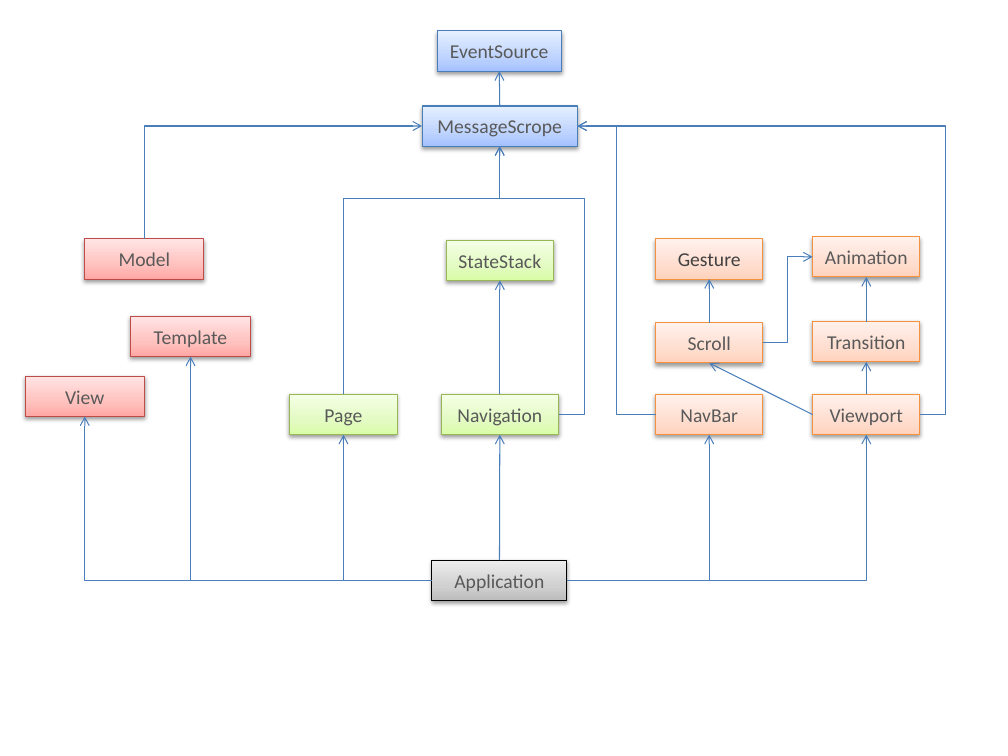
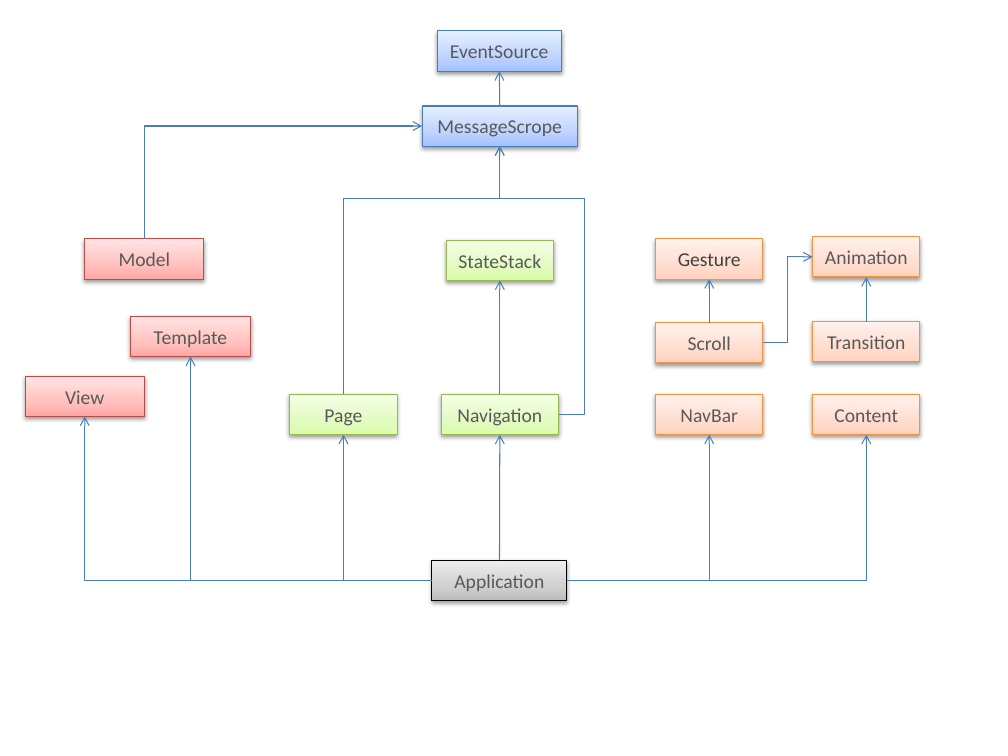
Before and after one commit to mixteam/mixsln, a slide deck: slide 6 of doc/design.pptx. Drawn at 1008x756 pixels with LibreOffice and Linux fonts; fonts in the diff are those of the drawing. Boxes give left, top, right and bottom in pixels: in the first picture for what was removed or moved away, otherwise in the second. Text is boxed around its words. In the diff, an @@ line names an element or a change of style, - is before the commit and + after.

```diff
--- a/doc/design.pptx
+++ b/doc/design.pptx
@@ elbow arrow removed from (920, 414) to (578, 126) @@
@@ elbow arrow removed from (655, 414) to (578, 126) @@
@@ arrow removed from (812, 414) to (710, 363) @@
@@ arrow removed from (866, 394) to (866, 362) @@
@@ text in rectangle at (x1=834, y1=409, x2=898, y2=422): text changed @@
-Viewport
+Content
```
Also in this commit, not shown: 5 other files.
